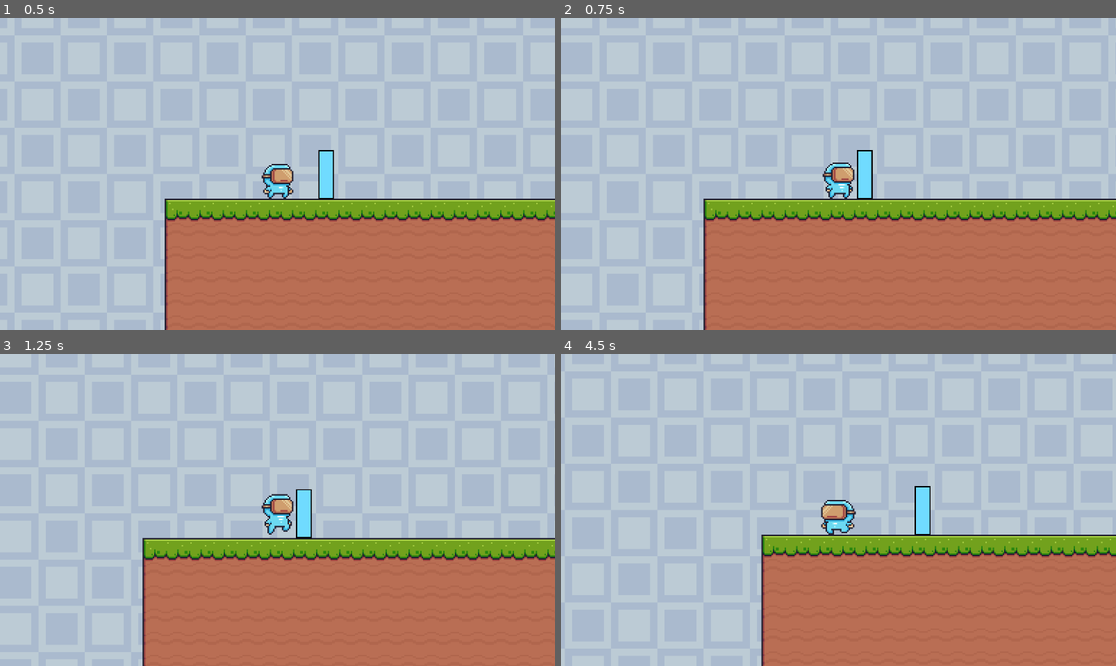
Above: before the commit, frames 1-4 (two rows, left to right).
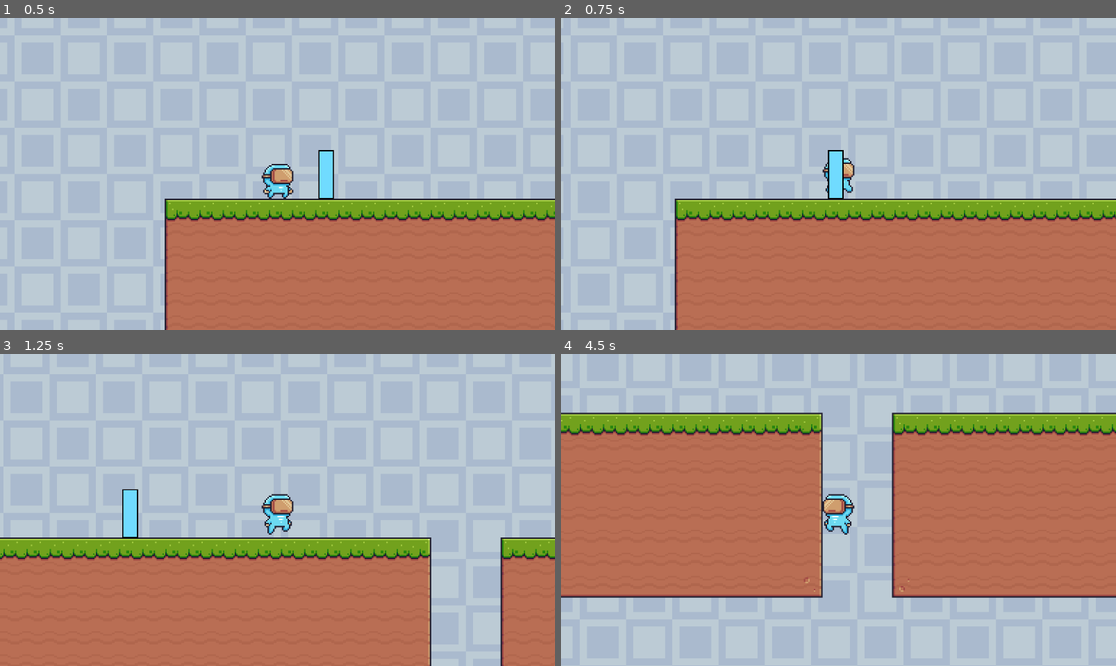
Above: after the commit, the same moments.

Repository: Zarlden/Syncronauts
Game: Godot game, scene res://Level/level_1.tscn
Same seed, same stepped clock (60 frames per second), same inputs: the game is played once before the commit and once after it.
Inputs:
- Up to frame 1 (0.5 s): no input
- Up to frame 2 (0.75 s): hold D (Right) from 0.53 s (still down)
- Up to frame 3 (1.25 s): keep holding D (Right); tap Space (Jump) at 0.77 s
- Up to frame 4 (4.5 s): tap Space (Jump) at 1.52, 3.02, 3.77 s; release D (Right) at 2.03 s; hold A (Left) 2.03-2.78 s; hold D (Right) 2.78-4.28 s; hold A (Left) from 4.28 s (still down)

Frame 1 is identical in both runs. In frame 2, 5.2% of the frame differs, in the area x 20-100%, y 42-100%; in frame 3, 19%; in frame 4, 63%, in the area x 0-100%, y 18-100%.

Commit message:
added colourNode

Diff:
--- a/Interactable_Objects/Barrier/Barrier.gd
+++ b/Interactable_Objects/Barrier/Barrier.gd
@@ -1,6 +1,13 @@
 extends Area2D
+
+const colourNode = preload("res://ColourNode.gd")
+var barrier_colour = colourNode.colourSet.BLUE
+
+func _ready():
+	$CollisionShape2D.set_deferred("disabled", false)
+	barrier_colour = $ColourNode.colour
 
 func _on_body_entered(body):
 	if body is Player:
-		if body.colour == Barrier.COLOR:
+		if body.colour == barrier_colour:
 			$BarrierShape/CollisionShape2D.set_deferred("disabled", true)
--- a/Interactable_Objects/Barrier/Barrier.tscn
+++ b/Interactable_Objects/Barrier/Barrier.tscn
@@ -2,7 +2,7 @@
 
 [ext_resource type="Script" path="res://Interactable_Objects/Barrier/Barrier.gd" id="1_al2qm"]
 [ext_resource type="Texture2D" uid="uid://b35gcm8n6ffbk" path="res://Interactable_Objects/Barrier/BlueBarrier.png" id="2_28pb2"]
-[ext_resource type="Script" path="res://Interactable_Objects/Barrier/BarrierShape.gd" id="2_wyold"]
+[ext_resource type="PackedScene" uid="uid://wmehyh7qo3ay" path="res://colour_node.tscn" id="4_y2g4e"]
 
 [sub_resource type="SpriteFrames" id="SpriteFrames_j2j20"]
 animations = [{
@@ -25,7 +25,6 @@
 script = ExtResource("1_al2qm")
 
 [node name="BarrierShape" type="StaticBody2D" parent="."]
-script = ExtResource("2_wyold")
 
 [node name="AnimatedSprite2D" type="AnimatedSprite2D" parent="BarrierShape"]
 position = Vector2(1, 2)
@@ -41,4 +40,6 @@
 position = Vector2(-1, -0.5)
 shape = SubResource("RectangleShape2D_2ug2b")
 
+[node name="ColourNode" parent="." instance=ExtResource("4_y2g4e")]
+
 [connection signal="body_entered" from="." to="." method="_on_body_entered"]
--- a/Interactable_Objects/Barrier/BarrierShape.gd
+++ /dev/null
@@ -1,8 +0,0 @@
-extends StaticBody2D
-class_name  Barrier
-
-const colourNode = preload("res://ColourNode.gd")
-const COLOR = colourNode.colourSet.BLUE
-
-func _ready():
-	$CollisionShape2D.set_deferred("disabled", false)
--- a/Level/level_1.tscn
+++ b/Level/level_1.tscn
@@ -490,3 +490,6 @@
 
 [node name="Barrier" parent="." index="9" instance=ExtResource("8_wep5m")]
 position = Vector2(33, 0)
+
+[editable path="Player"]
+[editable path="Barrier"]
